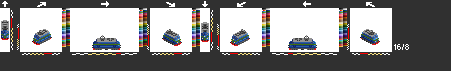
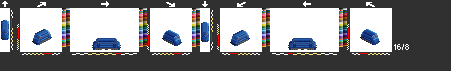
Layer changes from the first (451, 71) image to the second:
hid "light" over [2, 21, 379, 43]
hid "sj1" over [1, 20, 379, 50]
